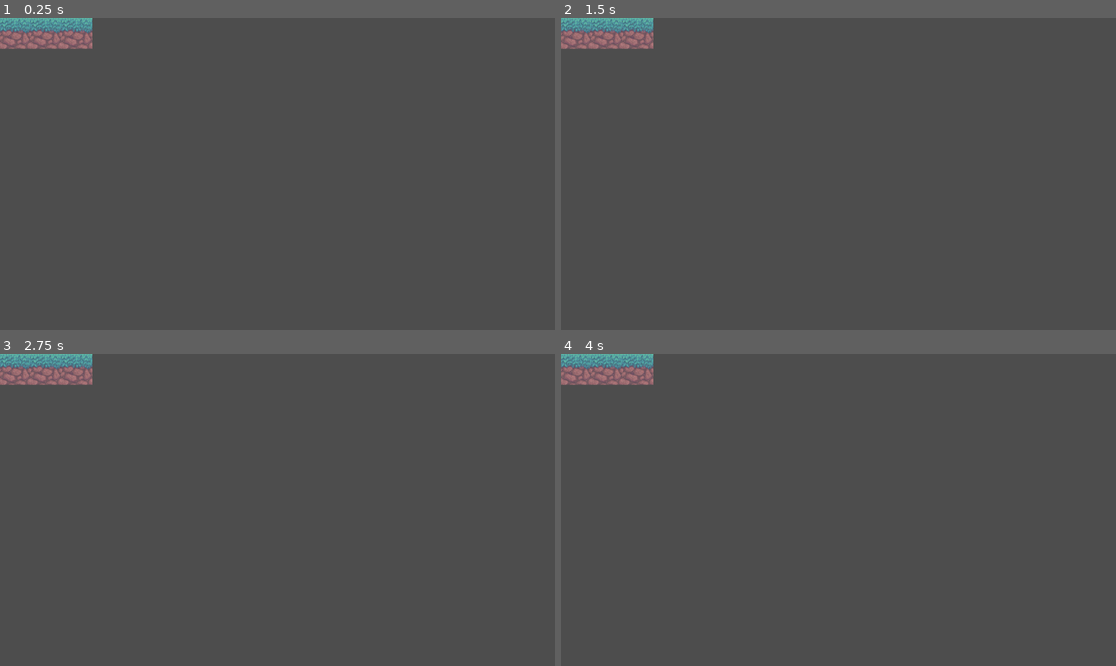
Above: before the commit, frames 1-4 (two rows, left to right).
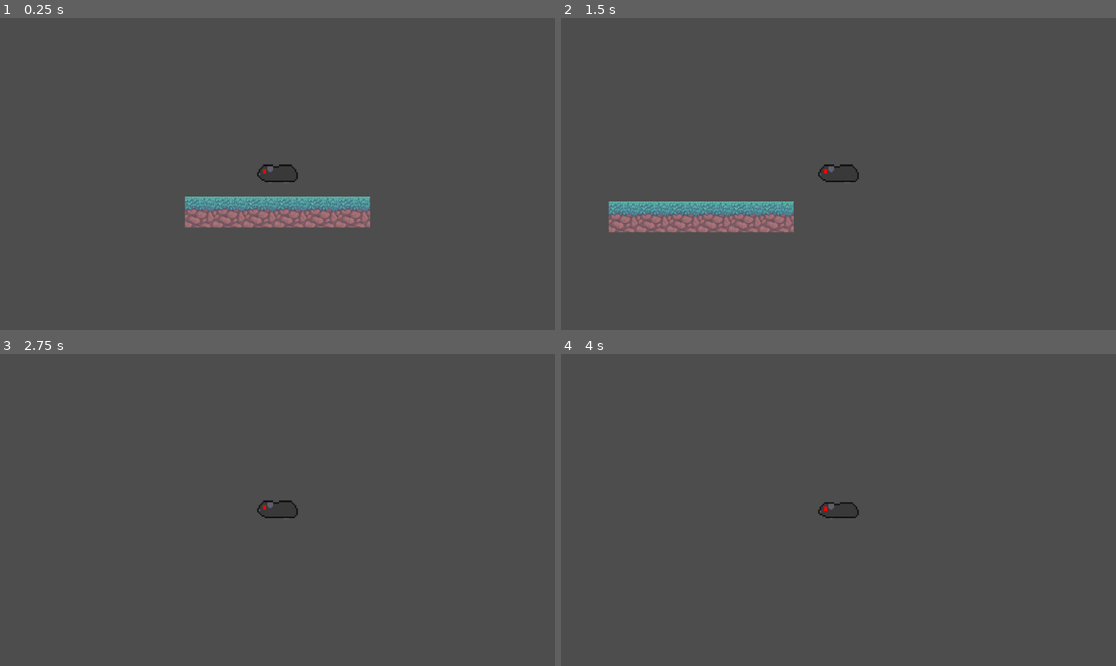
Above: after the commit, the same moments.

Repository: squidink7/RevengeOfThePeeg
Game: Godot game, scene res://scenes/game_world.tscn
The game is run twice, just before and just after one commit, with the same random seed, the same clock (stepped at 60 frames per second) and the same inputs. Before the commit the project has no main scene; this scene is started directly in both runs.
Inputs:
- Up to frame 1 (0.25 s): no input
- Up to frame 2 (1.5 s): hold D (move_right) from 0.53 s (still down); tap Space (jump) at 0.77 s
- Up to frame 3 (2.75 s): tap Space (jump) at 1.52 s; release D (move_right) at 2.03 s; hold A (move_left) from 2.03 s (still down)
- Up to frame 4 (4 s): tap Enter at 2.75 s; release A (move_left) at 2.78 s; hold D (move_right) from 2.78 s (still down); tap Space (jump) at 3.02, 3.77 s

The runs differ from the first frame. In frame 1, 5.1% of the frame differs, in the area x 0-67%, y 0-68%; in frame 2, 5.0%; in frame 3, 1.8%; in frame 4, 1.7%.

Commit message:
please do not crash

Diff:
--- a/prefabs/player.gd
+++ b/prefabs/player.gd
@@ -23,6 +23,7 @@
 	var direction = Input.get_axis("move_left", "move_right")
 	if direction:
 		velocity.x = direction * SPEED
+		$AnimatedSprite2D.play("walk")
 	else:
 		velocity.x = move_toward(velocity.x, 0, SPEED)
 
--- a/prefabs/player.tscn
+++ b/prefabs/player.tscn
@@ -1,13 +1,12 @@
-[gd_scene load_steps=8 format=3 uid="uid://dwsrn8ltet4ot"]
+[gd_scene load_steps=7 format=3 uid="uid://cq5im7l8g4pg1"]
 
 [ext_resource type="Script" path="res://prefabs/player.gd" id="1_reg0w"]
 [ext_resource type="Texture2D" uid="uid://s6ps8toquqpc" path="res://Peeg/Untitled_Artwork-1.png" id="2_r0mxm"]
-[ext_resource type="Texture2D" uid="uid://cwed56pgks02g" path="res://icon.svg" id="3_2720f"]
 [ext_resource type="Texture2D" uid="uid://ce0iwbrgrqc5c" path="res://Peeg/Untitled_Artwork-2.png" id="4_iapm5"]
 [ext_resource type="Texture2D" uid="uid://c3rvaiv2p7eyq" path="res://Peeg/Untitled_Artwork-3.png" id="5_vb0a6"]
 
 [sub_resource type="RectangleShape2D" id="RectangleShape2D_s7veb"]
-size = Vector2(128, 128)
+size = Vector2(80, 32)
 
 [sub_resource type="SpriteFrames" id="SpriteFrames_kiu1r"]
 animations = [{
@@ -17,14 +16,6 @@
 }],
 "loop": true,
 "name": &"default",
-"speed": 5.0
-}, {
-"frames": [{
-"duration": 1.0,
-"texture": ExtResource("3_2720f")
-}],
-"loop": true,
-"name": &"new_animation",
 "speed": 5.0
 }, {
 "frames": [{
@@ -43,9 +34,8 @@
 script = ExtResource("1_reg0w")
 
 [node name="CollisionShape2D" type="CollisionShape2D" parent="."]
-visible = false
 shape = SubResource("RectangleShape2D_s7veb")
 
 [node name="AnimatedSprite2D" type="AnimatedSprite2D" parent="."]
+scale = Vector2(3, 3)
 sprite_frames = SubResource("SpriteFrames_kiu1r")
-animation = &"new_animation"
--- a/project.godot
+++ b/project.godot
@@ -11,6 +11,7 @@
 [application]
 
 config/name="RevengeOfThePeeg"
+run/main_scene="res://scenes/game_world.tscn"
 config/features=PackedStringArray("4.2", "Forward Plus")
 config/icon="res://icon.svg"
 
--- a/scenes/game_world.tscn
+++ b/scenes/game_world.tscn
@@ -1,6 +1,7 @@
-[gd_scene load_steps=4 format=3 uid="uid://bcwpkhw4yug4b"]
+[gd_scene load_steps=5 format=3 uid="uid://bcwpkhw4yug4b"]
 
 [ext_resource type="Texture2D" uid="uid://c25avn5qa6fcg" path="res://assets/tile1.jpg" id="1_j6k4r"]
+[ext_resource type="PackedScene" uid="uid://cq5im7l8g4pg1" path="res://prefabs/player.tscn" id="2_nhcqk"]
 
 [sub_resource type="TileSetAtlasSource" id="TileSetAtlasSource_bpw6g"]
 texture = ExtResource("1_j6k4r")
@@ -21,3 +22,8 @@
 tile_set = SubResource("TileSet_qilb0")
 format = 2
 layer_0/tile_data = PackedInt32Array(65533, 0, 0, 65534, 0, 0, 65535, 0, 0, 0, 0, 0, 1, 0, 0, 2, 0, 0)
+
+[node name="CharacterBody2D" parent="." instance=ExtResource("2_nhcqk")]
+position = Vector2(0, -80)
+
+[node name="Camera2D" type="Camera2D" parent="CharacterBody2D"]
